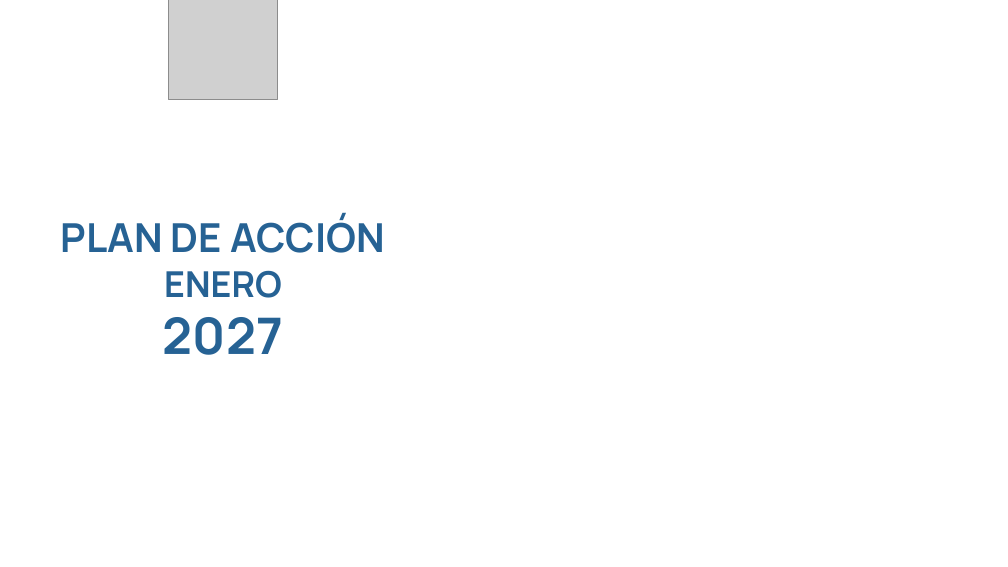
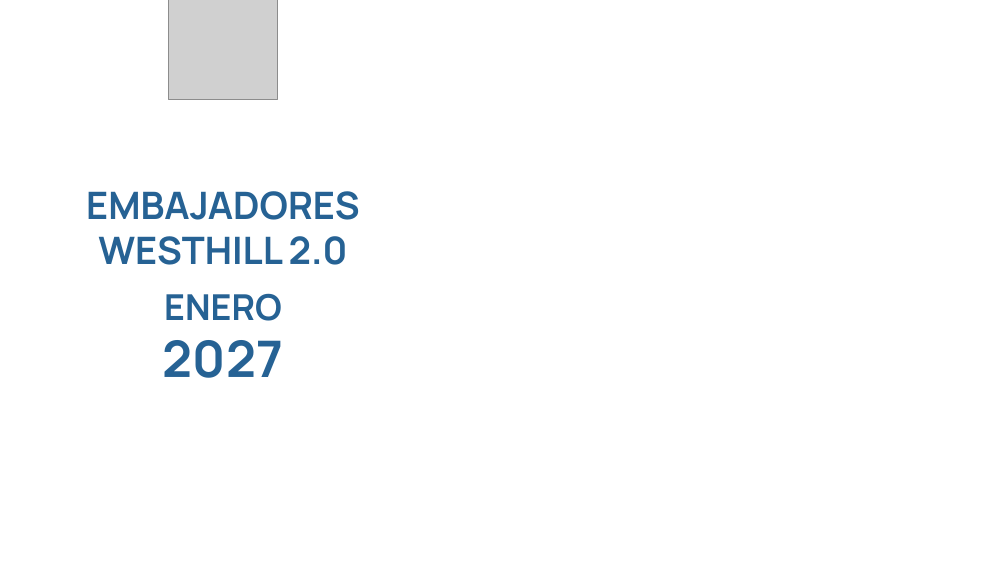
Before and after one commit to dnmcamiloedson-arch/EdUW, a slide deck: slide 1 of presentaciones/Plan_de_Accion_Embajadores_Westhill_2027.pptx. Drawn at 1008x567 pixels with LibreOffice and Linux fonts; fonts in the diff are those of the drawing; grey boxes stand for pictures; background and template pictures are left out. Boxes give left, top, right and bottom in pixels: in the first picture for what was removed or moved away, otherwise in the second. Text is boxed around its words. In the diff, an @@ line names an element or a change of style, - is before the commit and + after.

```diff
--- a/presentaciones/Plan_de_Accion_Embajadores_Westhill_2027.pptx
+++ b/presentaciones/Plan_de_Accion_Embajadores_Westhill_2027.pptx
@@ text at (86, 191, 359, 265): text changed; size 38 to 36 pt @@
-PLAN DE ACCIÓN
+EMBAJADORES WESTHILL 2.0
@@ text "ENERO": place and size @@
-text "ENERO" at (164, 270, 282, 298)
+text "ENERO" at (164, 293, 282, 321)
@@ text "2027": place and size @@
-text "2027" at (163, 317, 283, 355)
+text "2027" at (163, 340, 283, 378)
```
Also in this commit, not shown: 14 other slides changed.
